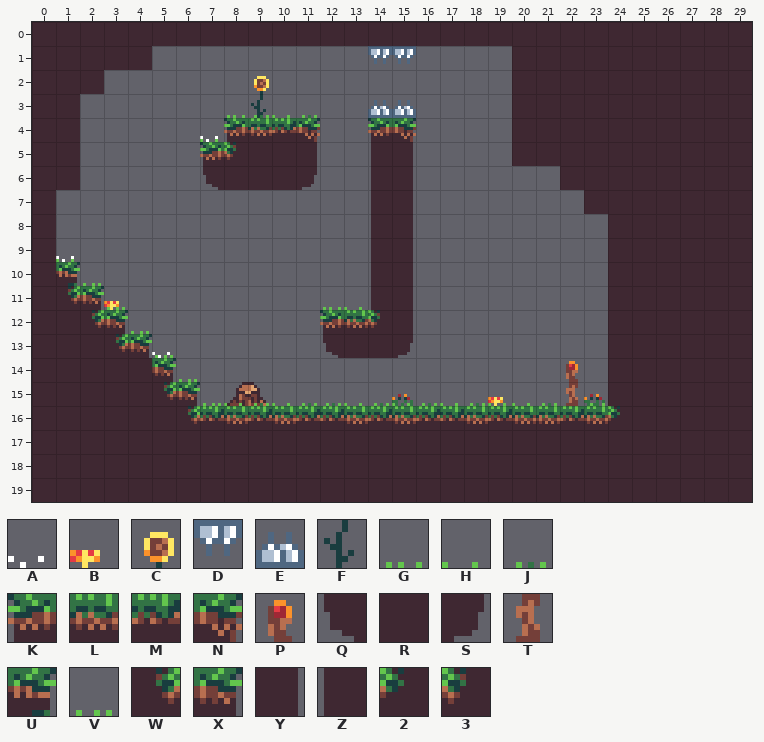
Tiled map: map/1-7.tmx. That is the earlier state.
Cells are 8x8 px. Shown: x 0..29, y 0..19.
Key: from "joined_together_in_a_tilemap-S": A 91, B 112, C 117, D 140 "Kill", E 141 "Kill", F 145, G 170, H 171, J 172, K 198 "Collision", L 199 "Collision", M 200 "Collision", N 203 "Collision", P 223 "Win", Q 226 "Collision", R 227 "Collision", S 231 "Collision", T 251 "Win", U 281 "Collision", V 282, W 309 "Collision", X 310 "Collision", Y 317 "Collision", Z 318 "Collision", 2 328 "Collision", 3 355 "Collision".
_ is an empty cell.
Layer "Embelishments" before, first column x 0:
 0 ______________________________
 1 ______________________________
 2 _________C____________________
 3 _________F____________________
 4 _______A______________________
 5 ______________________________
 6 ______________________________
 7 ______________________________
 8 ______________________________
 9 _A____________________________
10 ______________________________
11 ___B__________________________
12 ______________________________
13 _____A________________________
14 ______________________________
Layer "Background" before, first column x 0:
 0 RRRRRRRRRRRRRRRRRRRRRRRRRRRRRR
 1 RRRRR_________DD____RRRRRRRRRR
 2 RRR_________________RRRRRRRRRR
 3 RR______GJHJ__EE____RRRRRRRRRR
 4 RR_____HKLMN__KN____RRRRRRRRRR
 5 RR_____K3RRY__ZY____RRRRRRRRRR
 6 RR_____QRRRS__ZY______RRRRRRRR
 7 R_____________ZY_______RRRRRRR
 8 R_____________ZY________RRRRRR
 9 RH____________ZY________RRRRRR
10 RUV___________ZY________RRRRRR
11 RWXV________GHZY________RRRRRR
12 RRWXV_______KL3Y________RRRRRR
13 RRRWXV______QRRS________RRRRRR
14 RRRRRXV_______________P_RRRRRR
15 RRRRRWXVHJHJJHJHJHJHHJTJRRRRRR
16 RRRRRRWMLMLMMLMLMMLMLLML2RRRRR
17 RRRRRRRRRRRRRRRRRRRRRRRRRRRRRR
The result:
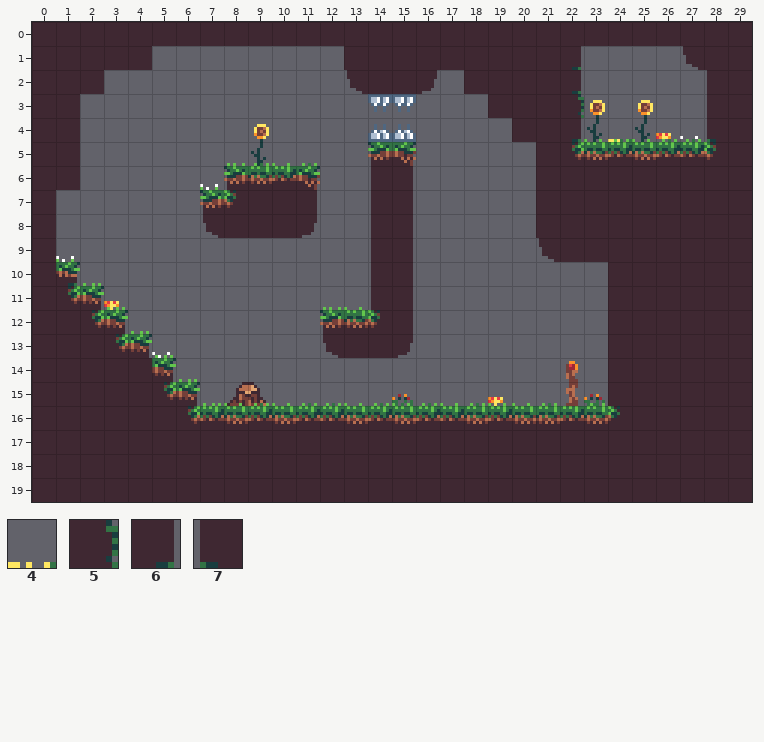
Further tiles: from "joined_together_in_a_tilemap-S": 4 89, 5 224 "Collision", 6 252 "Collision", 7 300 "Collision".
Commit message: Improve level 7 to make it a bit easier
What changed:
Changed rows in their new state; . is an unchanged cell.
Layer "Embelishments":
first column x 7:
 2 .._..................
 3 .._.............C.C..
 4 _.C.............F4FBA
 5 ..F..................
 6 A....................
Layer "Background":
first column x 7:
 1 ......RRRRRRR..6____Q.
 2 ......QRRS.RR..6_____Z
 3 .____..DD...R..5_____Z
 4 _____..EE......6HJHJJ7
 5 _GJHJ..KN...._.WLMLMM3
 6 HKLMN.........R.......
 7 K3RRY.........RR......
 8 QRRRS.........RRR.....
 9 ..............QRR.....
